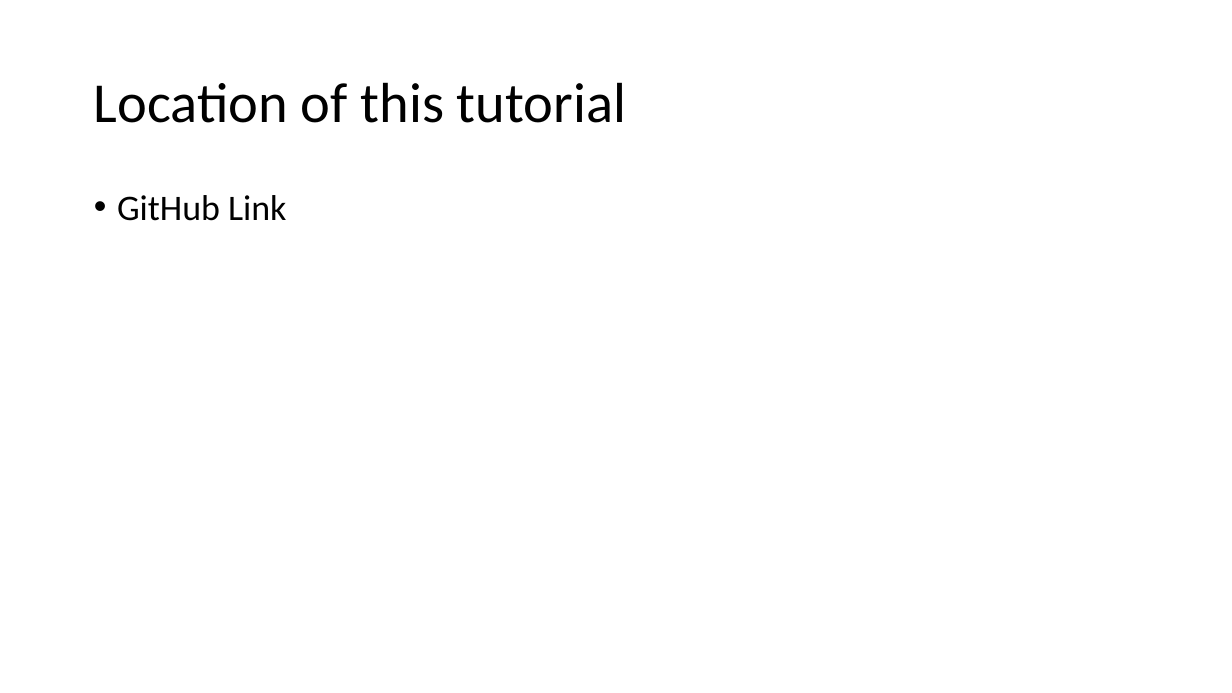
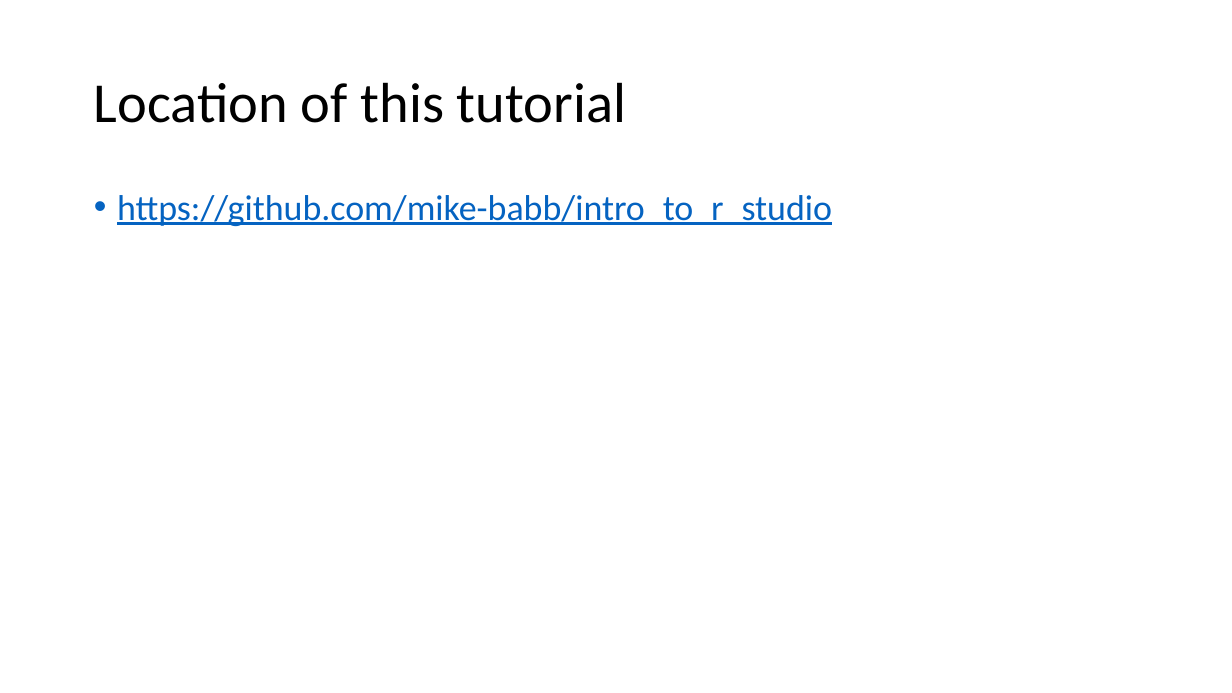
Before and after one commit to mike-babb/intro_to_r_studio, a slide deck: slide 2 of Introduction to R and RStudio.pptx. Drawn at 1232x693 pixels with LibreOffice and Linux fonts; fonts in the diff are those of the drawing. Boxes give left, top, right and bottom in pixels: in the first picture for what was removed or moved away, otherwise in the second. Text is boxed around its words. In the diff, an @@ line names an element or a change of style, - is before the commit and + after.

```diff
--- a/Introduction to R and RStudio.pptx
+++ b/Introduction to R and RStudio.pptx
@@ text at <box>117,195,832,226</box>: text changed; text colour #000000 to #0563C1 @@
-• GitHub Link
+• https://github.com/mike-babb/intro_to_r_studio
```
Also in this commit, not shown: 5 other slides changed, 2 other files.
